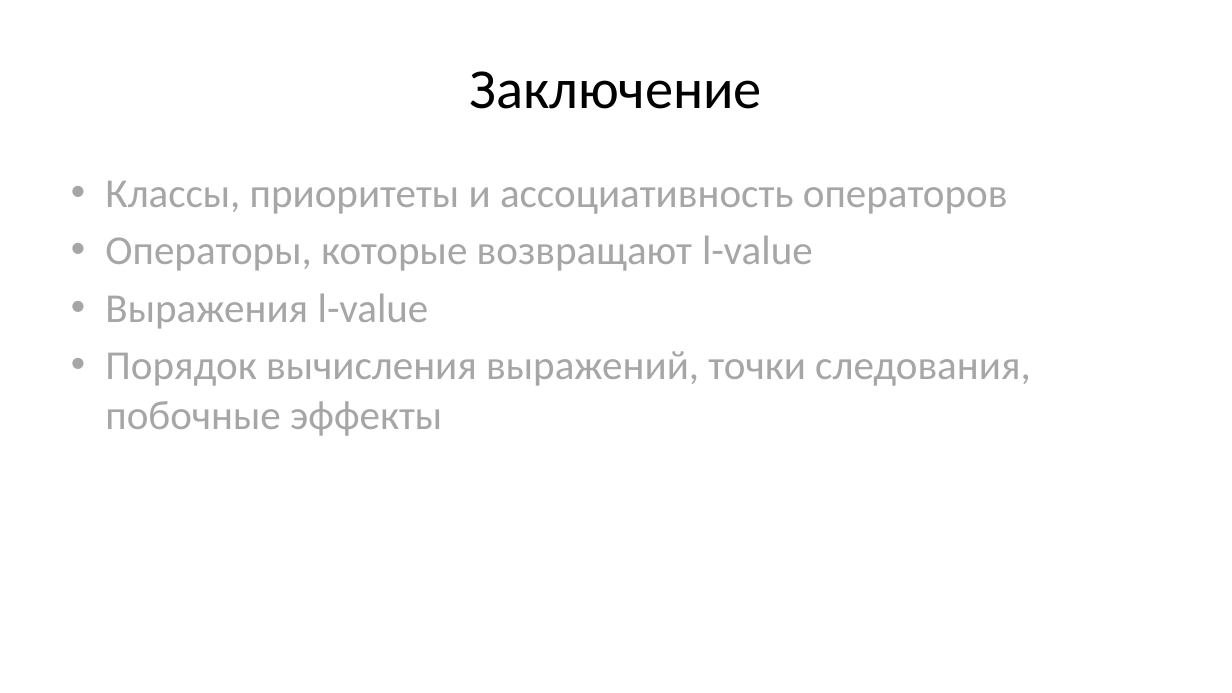
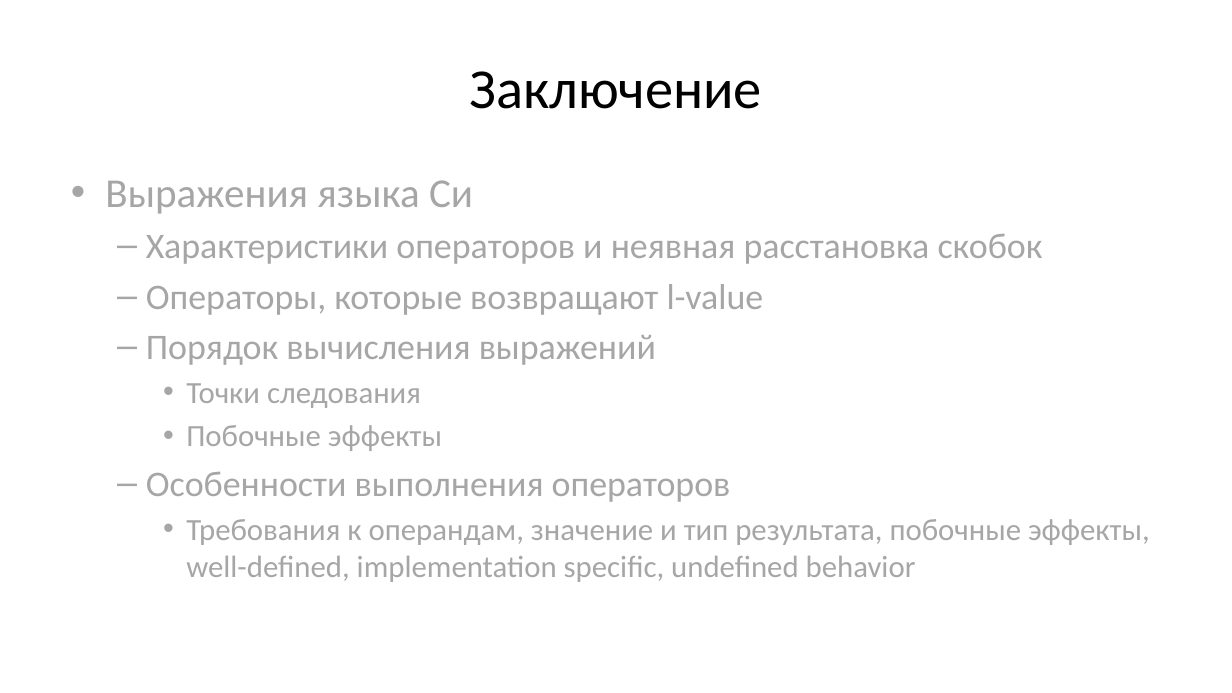
Before and after one commit to Evgueni-Petrov-aka-espetrov/Algorithms-and-Programming-in-C-pptx, a slide deck: slide 113 of 04 Выражения.pptx (slide 46 before the commit). Drawn at 1232x693 pixels with LibreOffice and Linux fonts; fonts in the diff are those of the drawing. Boxes give left, top, right and bottom in pixels: in the first picture for what was removed or moved away, otherwise in the second. Text is boxed around its words. In the diff, an @@ line names an element or a change of style, - is before the commit and + after.

Commit message:
разбил на слои; добавил подробно про неявную расстановку скобок

```diff
--- a/04 Выражения.pptx
+++ b/04 Выражения.pptx
@@ text at bbox=[105, 180, 1043, 264]: text changed; size 32 to 28 pt @@
-• Классы, приоритеты и ассоциативность операторов
+• Выражения языка Си
+  – Характеристики операторов и неявная расстановка скобок
@@ text at bbox=[146, 284, 764, 315]: size 32 to 28 pt in "Операторы, которые возвращают l-value"; bullet • to –; list level 1 to 2 in "Операторы, которые возвращают l-value" @@
@@ text at bbox=[146, 335, 1150, 582]: text changed; size 32 to 24 pt @@
-• Выражения l-value
-• Порядок вычисления выражений, точки следования, побочные эффекты
+  – Порядок вычисления выражений
+    • Точки следования
+    • Побочные эффекты
+  – Особенности выполнения операторов
+    • Требования к операндам, значение и тип результата, побочные эффекты, well-defined, implementation specific, undefined behavior
```
Also in this commit, not shown: 15 other slides changed, 68 slides added, 1 slide removed.
